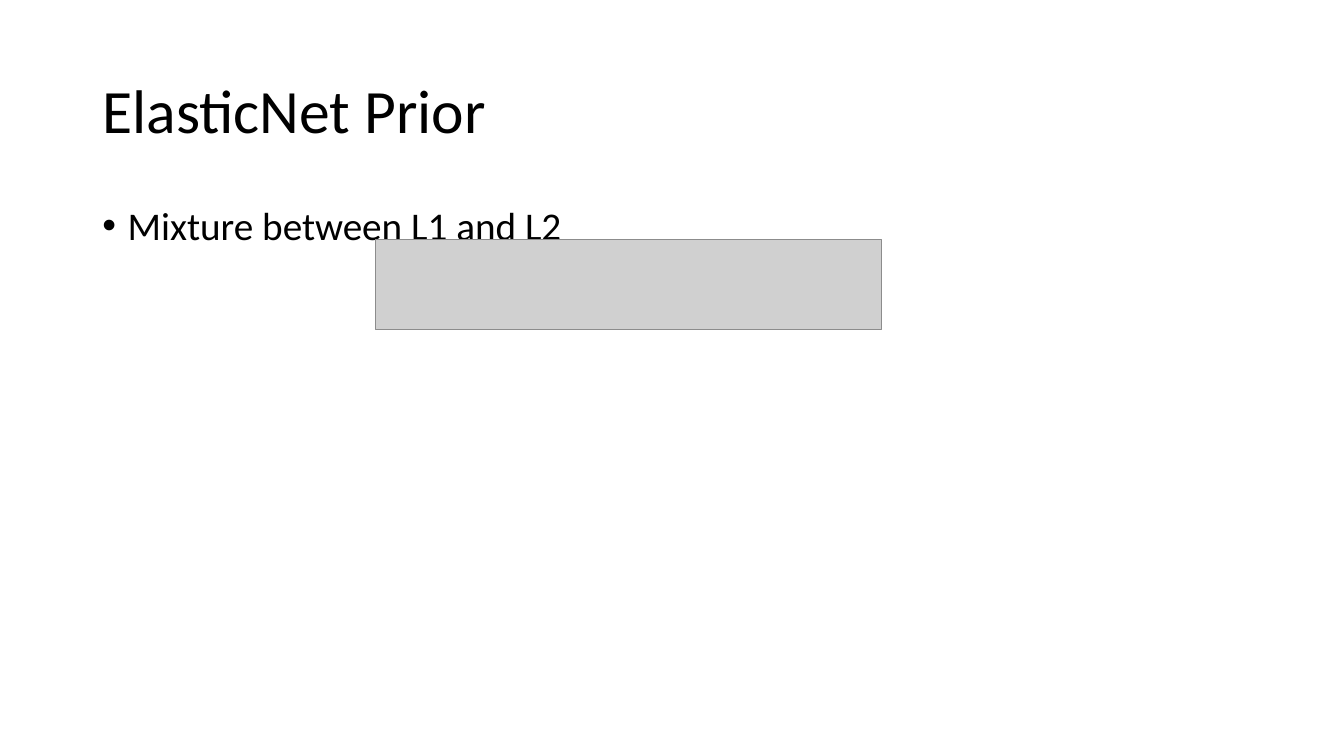
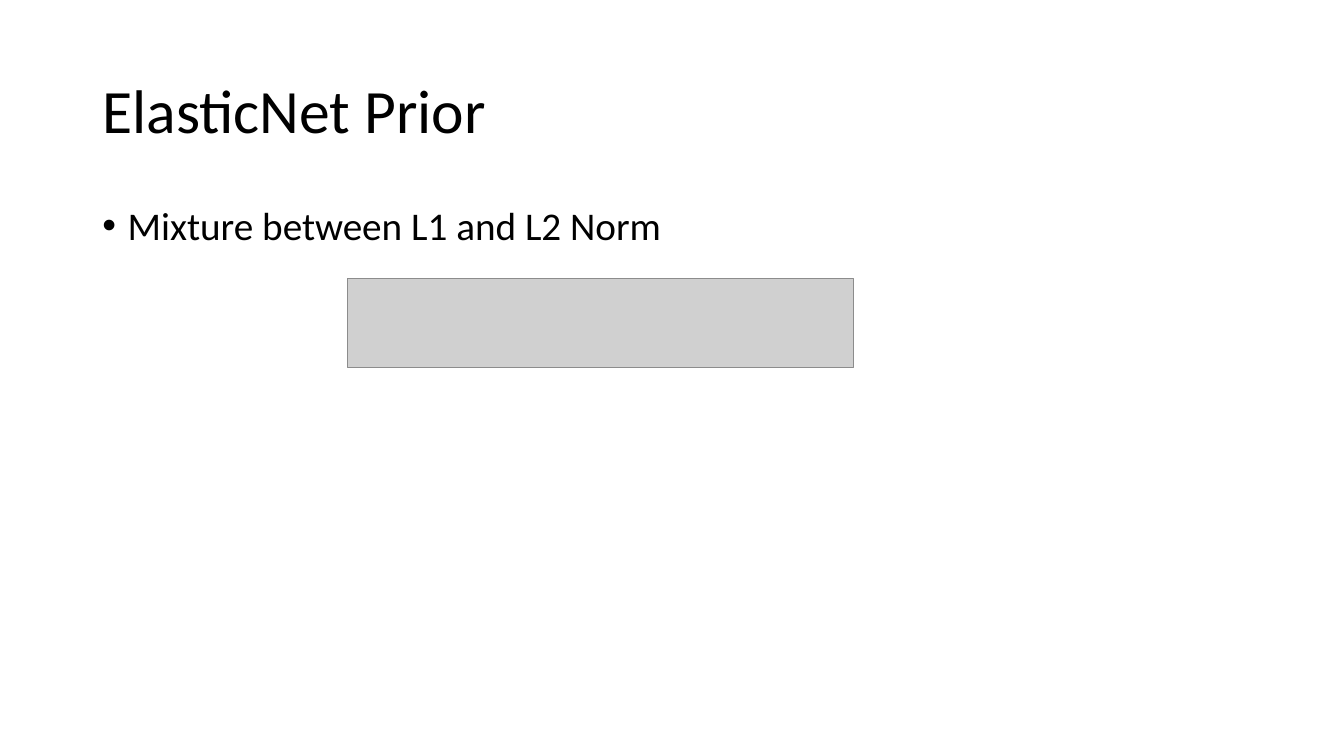
Before and after one commit to lord-blueberry/p9-doc, a slide deck: slide 17 of SKA-Days/Towards Distributed Image Reconstruction.pptx (slide 19 before the commit). Drawn at 1344x756 pixels with LibreOffice and Linux fonts; fonts in the diff are those of the drawing; grey boxes stand for pictures. Boxes give left, top, right and bottom in pixels: in the first picture for what was removed or moved away, otherwise in the second. Text is boxed around its words. In the diff, an @@ line names an element or a change of style, - is before the commit and + after.

```diff
--- a/SKA-Days/Towards Distributed Image Reconstruction.pptx
+++ b/SKA-Days/Towards Distributed Image Reconstruction.pptx
@@ text at <box>128,212,661,241</box>: text changed @@
-• Mixture between L1 and L2
+• Mixture between L1 and L2 Norm
@@ picture: place and size @@
-picture at <box>376,240,882,330</box>
+picture at <box>348,278,854,368</box>
```
Also in this commit, not shown: 9 other slides changed, 2 slides added, 3 slides removed, 1 other file.
